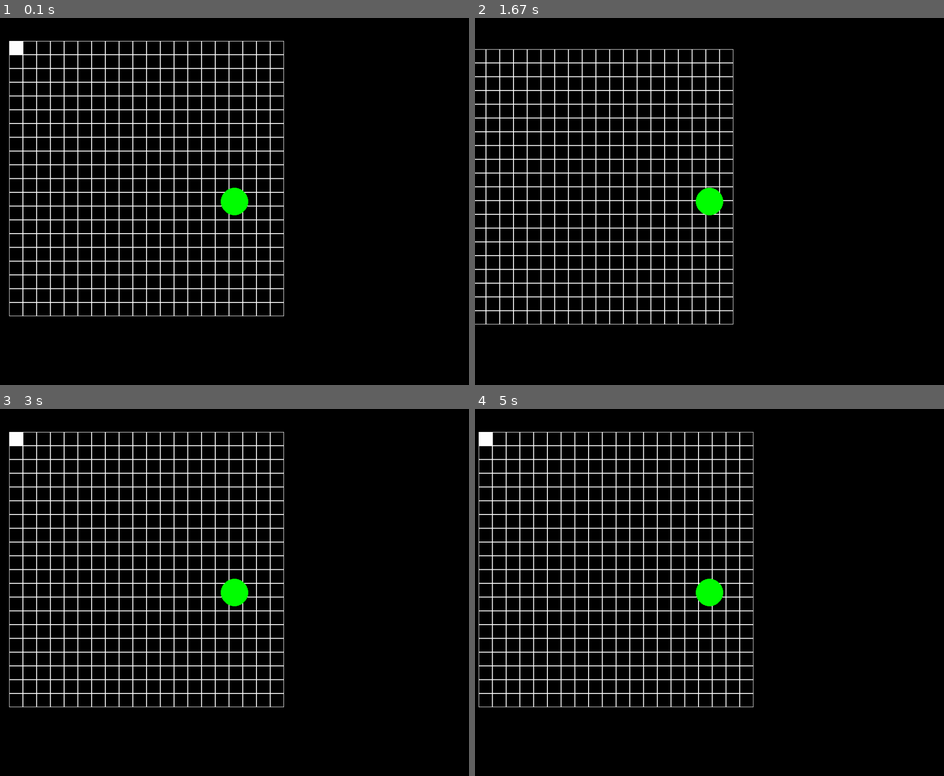
Above: before the commit, frames 1-4 (two rows, left to right).
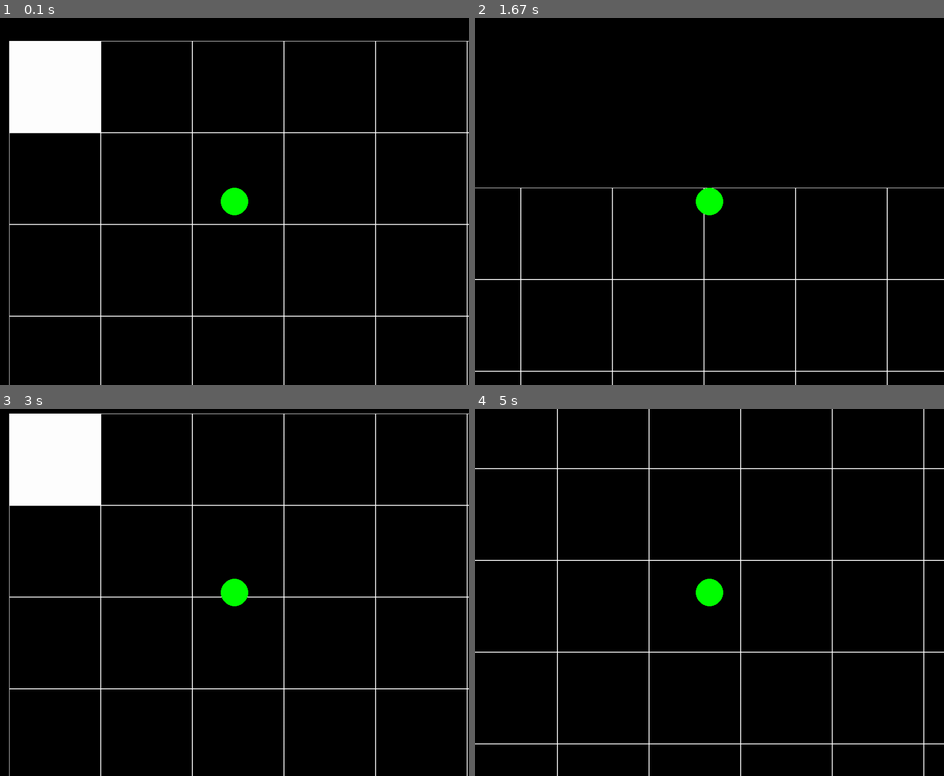
Above: after the commit, the same moments.

Repository: MaximGorobec/pygame_project
Game: pygame game, started from main.py
Two runs of this game, one before a commit and one after it. Both use one fixed random seed, a clock stepped at 60 frames per second and the inputs below.
Inputs:
- Up to frame 1 (0.1 s): no input
- Up to frame 2 (1.67 s): hold D 0.33-0.8 s; hold W 0.83-1.13 s; hold D 1.17-1.63 s
- Up to frame 3 (3 s): hold A 1.67-2.2 s; hold S 2.23-2.53 s; hold A 2.57-2.97 s
- Up to frame 4 (5 s): hold W 3-3.37 s; hold D 3.4-4.03 s; hold S 4.07-4.43 s; hold A 4.47-4.93 s; hold D from 4.97 s (still down)

The runs differ from the first frame. In frame 1, 13% of the frame differs, in the area x 1-100%, y 6-100%; in frame 2, 9.1%; in frame 3, 14%, in the area x 1-100%, y 1-100%; in frame 4, 11%.

Commit message:
отточен тестовый пример колизии игрока

Diff:
--- a/Board_class.py
+++ b/Board_class.py
@@ -11,7 +11,7 @@
         # значения по умолчанию
         self.left = 20
         self.top = 50
-        self.cell_size = 30
+        self.cell_size = 200
 
     # настройка внешнего вида
     def set_view(self, left, top, cell_size):
@@ -23,7 +23,7 @@
         for y in range(self.height):
             for x in range(self.width):
                 if self.board[x][y] == 1:
-                    r = 90
+                    r = self.cell_size
                 else:
                     r = 1
                 pygame.draw.rect(screen, Color('white'), (x * self.cell_size + self.left, y * self.cell_size + self.top, self.cell_size, self.cell_size), r)
--- a/main.py
+++ b/main.py
@@ -3,11 +3,12 @@
 from pygame import Color
 if __name__ == '__main__':
     player_r = 30
+    player_speed = 20
     pygame.init()
-    pygame.display.set_caption('Движущийся круг 2')
+    pygame.display.set_caption('rogueunlike')
     size = width, height = 1024, 800
     screen = pygame.display.set_mode(size)
-    board = Board(20, 20)
+    board = Board(100, 100)
     running = True
     w_key = False
     keys = dict()
@@ -28,26 +29,53 @@
 
         # перенести в класс игрока и исправить колизию с обьектами находящимися не в направлении движения
         if keys[pygame.K_w]:
-            collide_p = board.get_cell((screen.get_width() // 2, screen.get_height() // 2 - player_r))
-            collide_cell = board.board[collide_p[0]][collide_p[1]]
-            if collide_cell == 0:
-                board.top += 1
+            collide = 1
+            for i in range(player_r * 2):
+                for j in range(player_speed):
+                    collide_p = board.get_cell((screen.get_width() // 2 - player_r + i, screen.get_height() // 2 - player_r - j - 1))
+                    collide *= not(board.board[collide_p[0]][collide_p[1]])
+                    if collide == 0:
+                        board.top += j
+                        break
+            if collide:
+                board.top += player_speed
+
         if keys[pygame.K_a]:
-            collide_p = board.get_cell((screen.get_width() // 2 - player_r, screen.get_height() // 2))
-            collide_cell = board.board[collide_p[0]][collide_p[1]]
-            if collide_cell == 0:
-                board.left += 1
+            collide = 1
+            for i in range(player_r * 2):
+                for j in range(player_speed):
+                    collide_p = board.get_cell((screen.get_width() // 2 - player_r - j - 1, screen.get_height() // 2 + i - player_r))
+                    collide *= not(board.board[collide_p[0]][collide_p[1]])
+                    if collide == 0:
+                        board.left += j
+                        break
+            if collide:
+                board.left += player_speed
+
         if keys[pygame.K_s]:
-            collide_p = board.get_cell((screen.get_width() // 2, screen.get_height() // 2 + player_r))
-            collide_cell = board.board[collide_p[0]][collide_p[1]]
-            if collide_cell == 0:
-                board.top -= 1
+            collide = 1
+            for i in range(player_r * 2):
+                for j in range(player_speed):
+                    collide_p = board.get_cell((screen.get_width() // 2 - player_r + i, screen.get_height() // 2 + player_r + j))
+                    collide *= not (board.board[collide_p[0]][collide_p[1]])
+                    print(board.board[collide_p[0]][collide_p[1]])
+                    if collide == 0:
+                        board.top -= j
+                        break
+            if collide:
+                board.top -= player_speed
+
         if keys[pygame.K_d]:
-            collide_p = board.get_cell((screen.get_width() // 2 + player_r, screen.get_height() // 2))
-            collide_cell = board.board[collide_p[0]][collide_p[1]]
-            if collide_cell == 0:
-                board.left -= 1
-
+            collide = 1
+            for i in range(player_r * 2):
+                for j in range(player_speed):
+                    collide_p = board.get_cell((screen.get_width() // 2 + player_r + j, screen.get_height() // 2 + i - player_r))
+                    collide *= not (board.board[collide_p[0]][collide_p[1]])
+                    if collide == 0:
+                        board.left -= j
+                        break
+            if collide:
+                board.left -= player_speed
 
         collide_p = board.get_cell((screen.get_width() // 2, screen.get_height() // 2))
         collide_cell = board.board[collide_p[0]][collide_p[1]]
